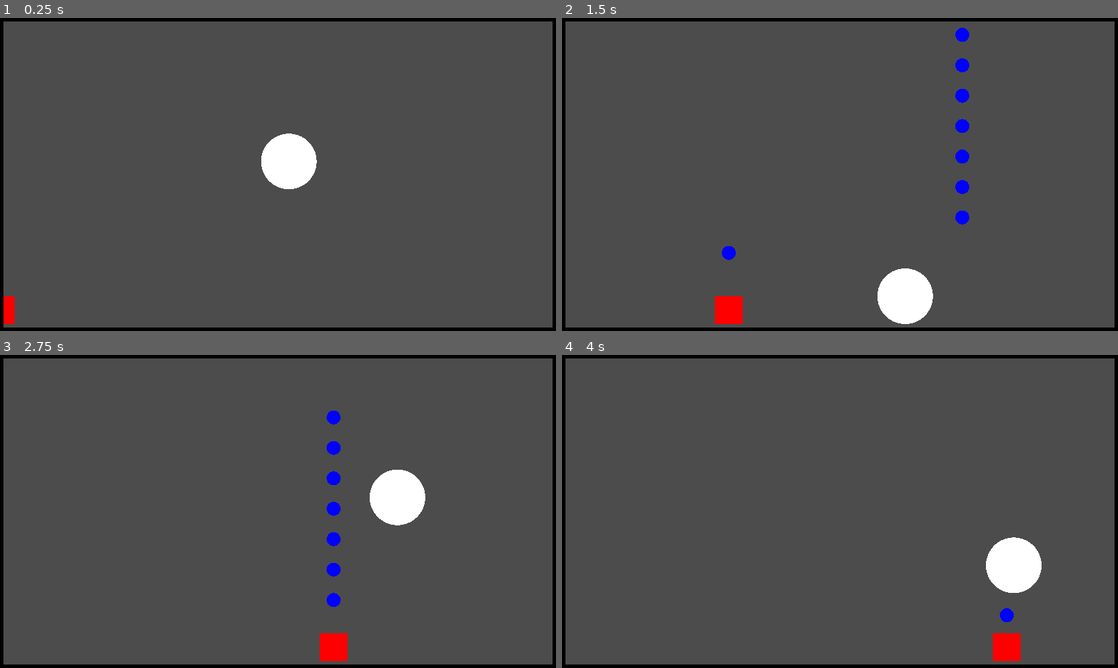
Above: before the commit, frames 1-4 (two rows, left to right).
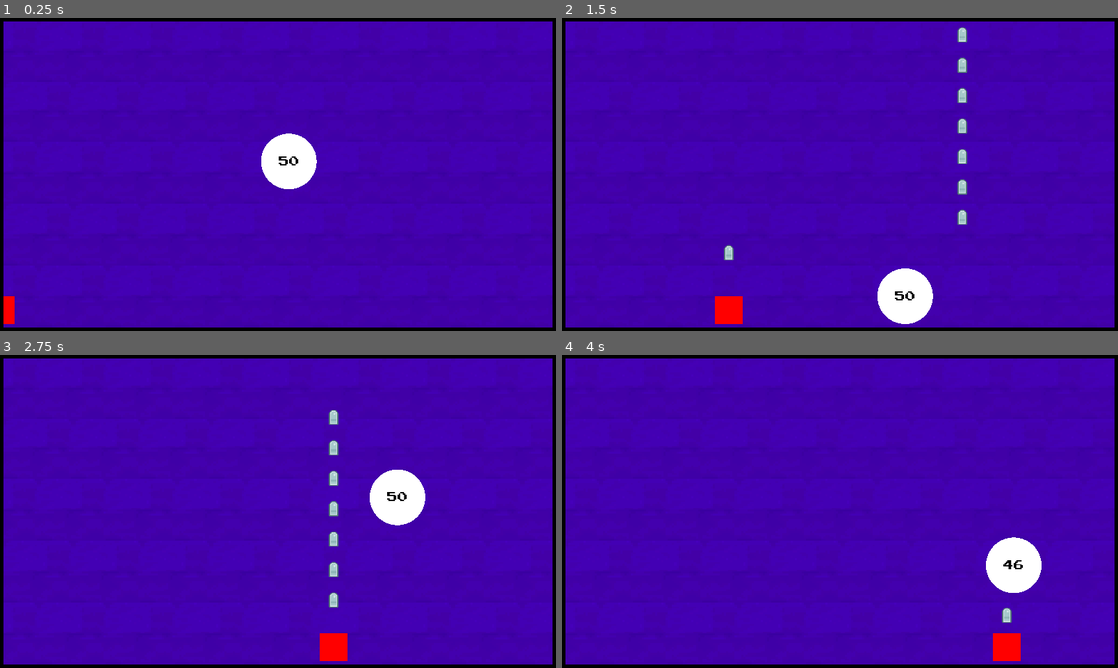
Above: after the commit, the same moments.

Repository: djalexkidd/ping-blast
Game: Godot game, scene res://scenes/Game.tscn
Two runs of this game, one before a commit and one after it. Both use one fixed random seed, a clock stepped at 60 frames per second and the inputs below.
Inputs (mouse positions are in pixels of both pictures, inside the frame that each line leads up to):
- Up to frame 1 (0.25 s): no input
- Up to frame 2 (1.5 s): move the mouse to (962, 158) at 0.52 s; press the mouse at (962, 158) at 0.53 s; move the mouse to (728, 190) at 1.27 s; release the mouse at (728, 190) at 1.28 s; click (728, 190) at 1.35 s
- Up to frame 3 (2.75 s): move the mouse to (333, 442) at 2.02 s; press the mouse at (333, 442) at 2.03 s
- Up to frame 4 (4 s): move the mouse to (812, 574) at 2.77 s; release the mouse at (812, 574) at 2.78 s; click (812, 574) at 2.85 s; move the mouse to (1006, 558) at 3.52 s; press the mouse at (1006, 558) at 3.53 s

The runs differ from the first frame. In frame 1, 95% of the frame differs, in the area x 0-100%, y 1-99%; in frame 2, 95%; in frame 3, 95%; in frame 4, 95%.

Commit message:
aled 2

Diff:
--- a/scenes/Ball.tscn
+++ b/scenes/Ball.tscn
@@ -1,11 +1,16 @@
-[gd_scene load_steps=4 format=2]
+[gd_scene load_steps=6 format=2]
 
 [ext_resource path="res://scripts/Ball.gd" type="Script" id=1]
+[ext_resource path="res://assets/fonts/PressStart.ttf" type="DynamicFontData" id=2]
 
 [sub_resource type="SphereMesh" id=1]
 
 [sub_resource type="CircleShape2D" id=2]
 radius = 64.5727
+
+[sub_resource type="DynamicFont" id=3]
+size = 24
+font_data = ExtResource( 2 )
 
 [node name="Ball" type="KinematicBody2D"]
 collision_layer = 4
@@ -26,4 +31,20 @@
 [node name="CollisionShape2D" type="CollisionShape2D" parent="Area2D"]
 shape = SubResource( 2 )
 
+[node name="Strengh" type="Label" parent="."]
+anchor_left = 0.5
+anchor_top = 0.5
+anchor_right = 0.5
+anchor_bottom = 0.5
+margin_left = -24.0
+margin_top = -12.0
+margin_right = 24.0
+margin_bottom = 12.0
+custom_fonts/font = SubResource( 3 )
+custom_colors/font_color = Color( 0, 0, 0, 1 )
+text = "##"
+__meta__ = {
+"_edit_use_anchors_": false
+}
+
 [connection signal="area_entered" from="Area2D" to="." method="_on_Area2D_area_entered"]
--- a/scenes/Bullet.tscn
+++ b/scenes/Bullet.tscn
@@ -1,11 +1,10 @@
 [gd_scene load_steps=4 format=2]
 
+[ext_resource path="res://assets/sprites/bullet.png" type="Texture" id=1]
 [ext_resource path="res://scripts/Bullet.gd" type="Script" id=2]
 
-[sub_resource type="SphereMesh" id=1]
-
-[sub_resource type="CircleShape2D" id=2]
-radius = 16.0
+[sub_resource type="RectangleShape2D" id=1]
+extents = Vector2( 10, 16 )
 
 [node name="Bullet" type="KinematicBody2D"]
 position = Vector2( 0, -80 )
@@ -16,17 +15,15 @@
 "_edit_group_": true
 }
 
-[node name="MeshInstance2D" type="MeshInstance2D" parent="."]
-modulate = Color( 0, 0, 1, 1 )
-scale = Vector2( 16.0181, 16 )
-mesh = SubResource( 1 )
+[node name="Sprite" type="Sprite" parent="."]
+texture = ExtResource( 1 )
 
 [node name="Area2D" type="Area2D" parent="."]
 collision_layer = 2
 collision_mask = 4
 
 [node name="CollisionShape2D" type="CollisionShape2D" parent="Area2D"]
-shape = SubResource( 2 )
+shape = SubResource( 1 )
 
 [node name="Timer" type="Timer" parent="."]
 one_shot = true
--- a/scenes/Game.tscn
+++ b/scenes/Game.tscn
@@ -1,7 +1,8 @@
-[gd_scene load_steps=5 format=2]
+[gd_scene load_steps=6 format=2]
 
 [ext_resource path="res://scenes/Player.tscn" type="PackedScene" id=1]
 [ext_resource path="res://scenes/Ball.tscn" type="PackedScene" id=2]
+[ext_resource path="res://assets/backgrounds/bricks.png" type="Texture" id=3]
 [ext_resource path="res://scripts/Game.gd" type="Script" id=5]
 
 [sub_resource type="RectangleShape2D" id=1]
@@ -9,6 +10,16 @@
 
 [node name="Game" type="Node2D"]
 script = ExtResource( 5 )
+
+[node name="Background" type="TextureRect" parent="."]
+modulate = Color( 0.290196, 0, 0.803922, 1 )
+margin_right = 1272.0
+margin_bottom = 712.0
+texture = ExtResource( 3 )
+expand = true
+__meta__ = {
+"_edit_use_anchors_": false
+}
 
 [node name="Player" parent="." instance=ExtResource( 1 )]
 position = Vector2( 160, 672 )
--- a/scripts/Ball.gd
+++ b/scripts/Ball.gd
@@ -4,6 +4,9 @@
 var strengh = 50
 const target_y = 5
 const GRAVITY = 5
+
+func _ready():
+	$Strengh.text = String(strengh) #Actualise le compteur de pièces
 
 func _physics_process(delta):
 	velocity.y += GRAVITY
@@ -18,4 +21,4 @@
 
 func _on_Area2D_area_entered(area):
 	strengh -= 1
-	print(strengh)
+	_ready()
Binary file added: assets/backgrounds/bricks.png
Not shown, added: assets/backgrounds/bricks.png.import
Binary file added: assets/fonts/PressStart.ttf
Binary file added: assets/sprites/bullet.png
Not shown, added: assets/sprites/bullet.png.import
